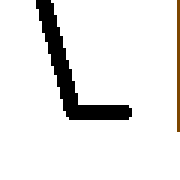
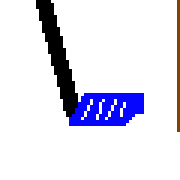
Two versions of the same layered image (180×180). Layer-by-layer changes:
painted on "Pasted Layer" over (x1=69, y1=93, x2=144, y2=126)
